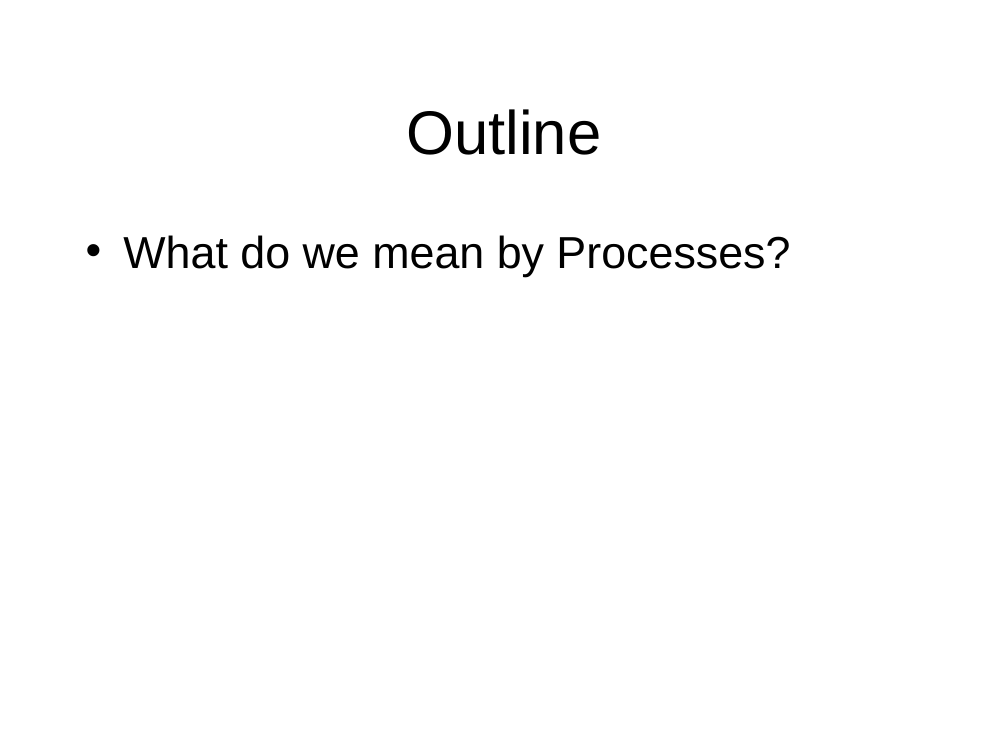
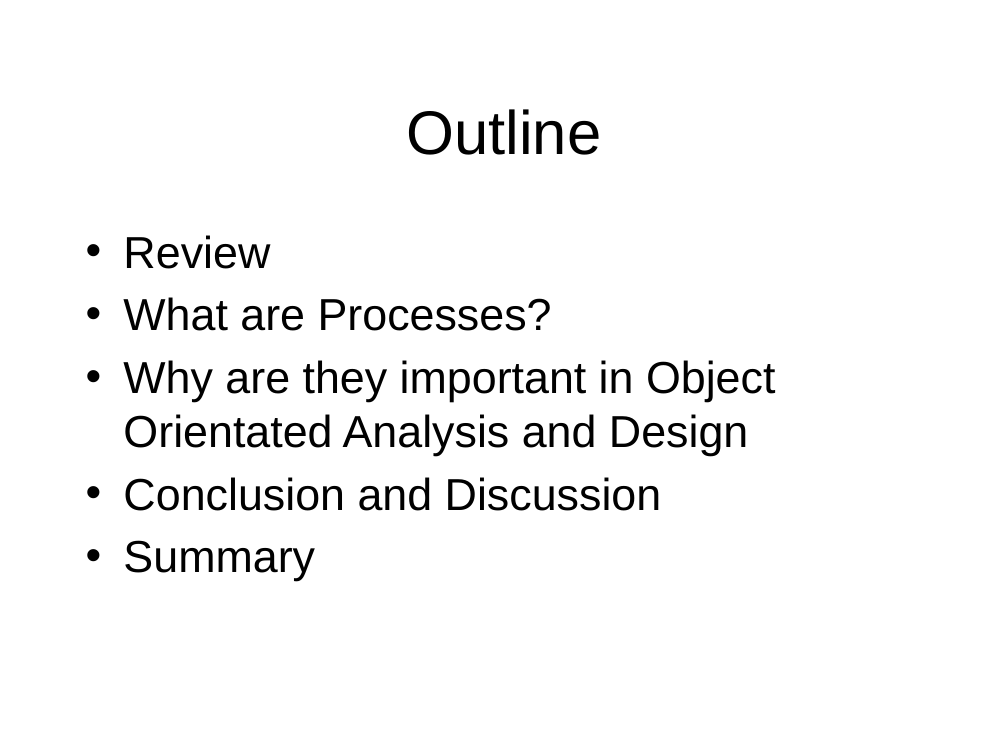
Before and after one commit to octaviordz/zjnu2017.github.io, a slide deck: slide 2 of OOAD/lectures/080--Processes.pptx. Drawn at 1008x756 pixels with LibreOffice and Linux fonts; fonts in the diff are those of the drawing. Boxes give left, top, right and bottom in pixels: in the first picture for what was removed or moved away, otherwise in the second. Text is boxed around its words. In the diff, an @@ line names an element or a change of style, - is before the commit and + after.

```diff
--- a/OOAD/lectures/080--Processes.pptx
+++ b/OOAD/lectures/080--Processes.pptx
@@ text at box(123, 235, 775, 581): text changed @@
-• What do we mean by Processes?
+• Review
+• What are Processes?
+• Why are they important in Object Orientated Analysis and Design
+• Conclusion and Discussion
+• Summary
```
Also in this commit, not shown: 2 other slides changed, 64 slides added, 6 other files.
